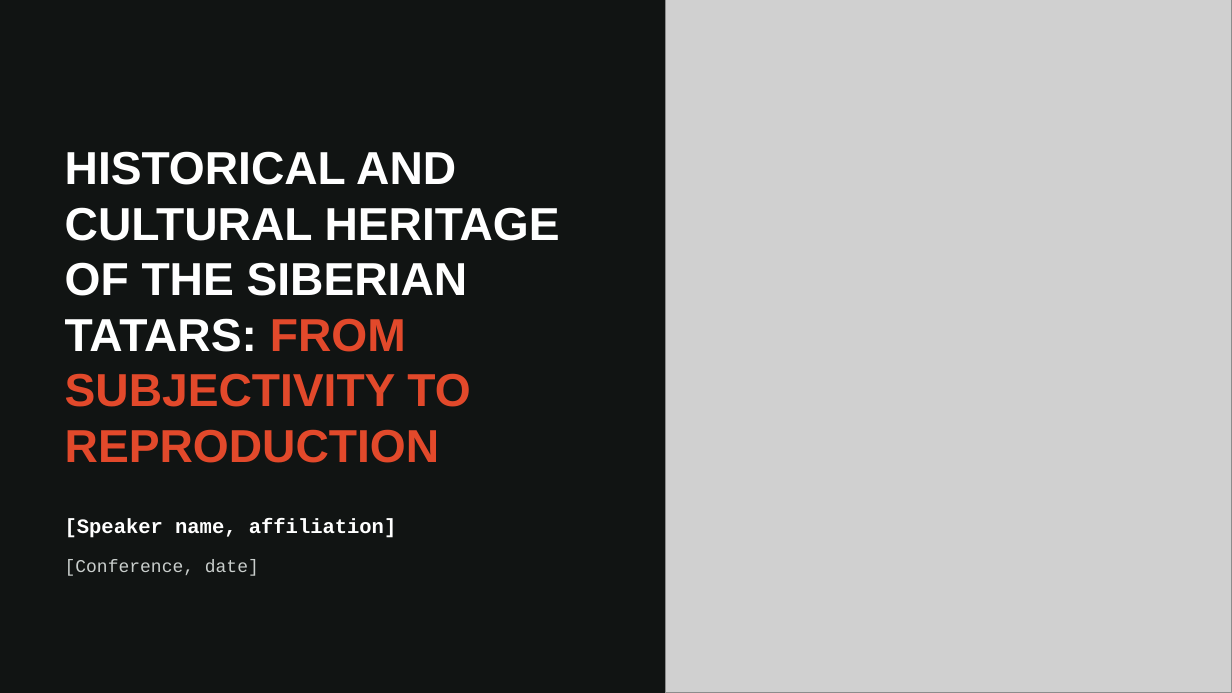
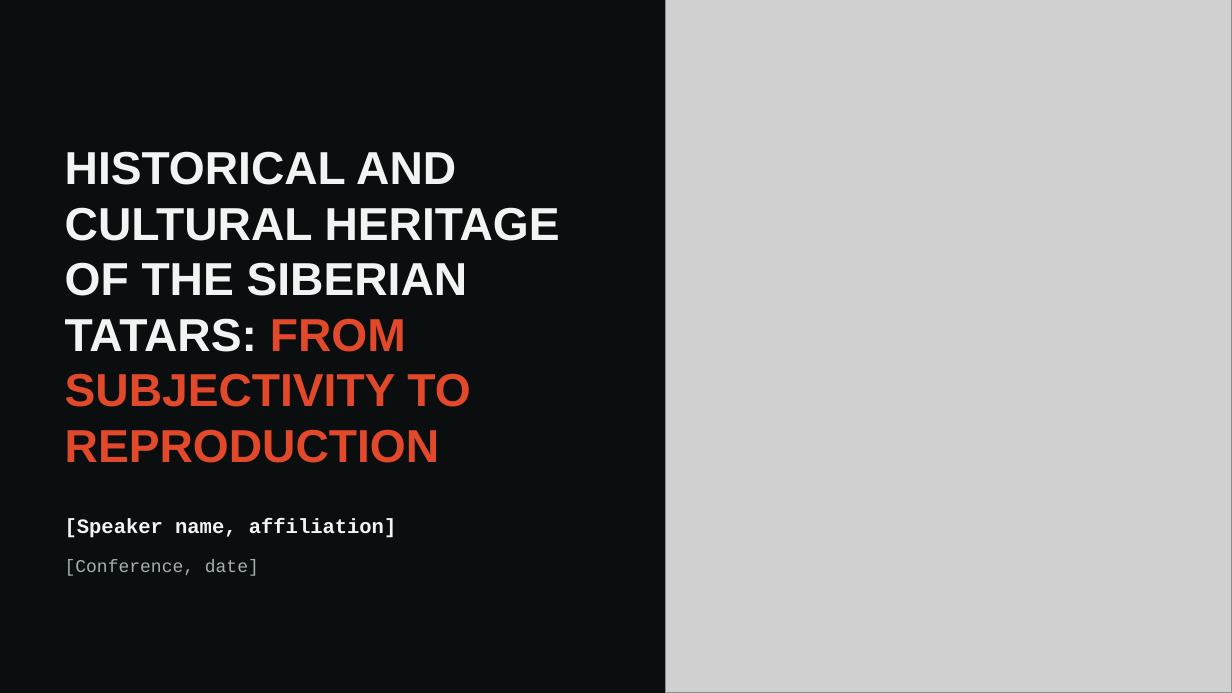
Before and after one commit to sgfsd/trading-bot, a slide deck: slide 1 of presentation/Siberian_Tatars_EN.pptx. Drawn at 1232x693 pixels with LibreOffice and Linux fonts; fonts in the diff are those of the drawing; grey boxes stand for pictures; background and template pictures are left out. Boxes give left, top, right and bottom in pixels: in the first picture for what was removed or moved away, otherwise in the second. Text is boxed around its words. In the diff, an @@ line names an element or a change of style, - is before the commit and + after.

```diff
--- a/presentation/Siberian_Tatars_EN.pptx
+++ b/presentation/Siberian_Tatars_EN.pptx
@@ background #FFFFFF to picture (left out) @@
@@ rectangle removed at box(0, 0, 1232, 693) @@
@@ text "[Conference, date]" at box(65, 559, 259, 576): text colour #C9CECC to #A5AFAC @@
```
Also in this commit, not shown: 12 other slides changed, 1 other file.
